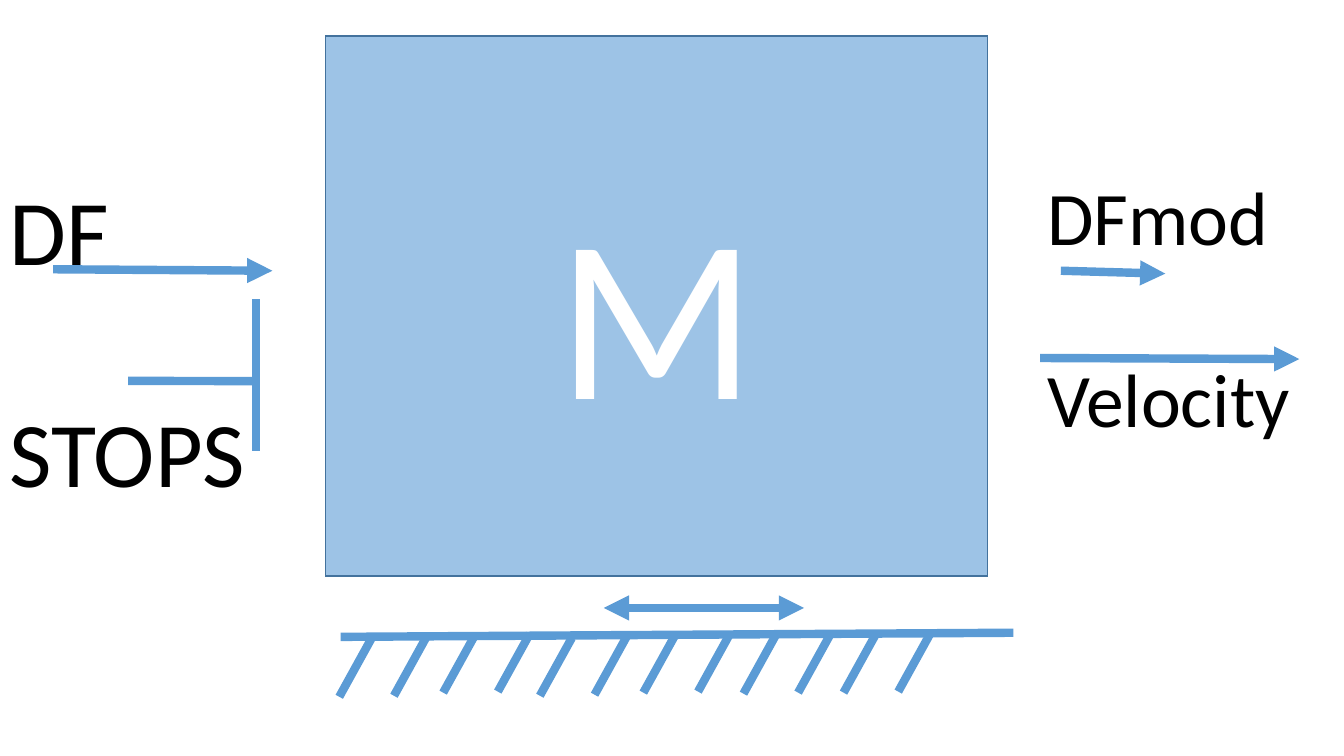
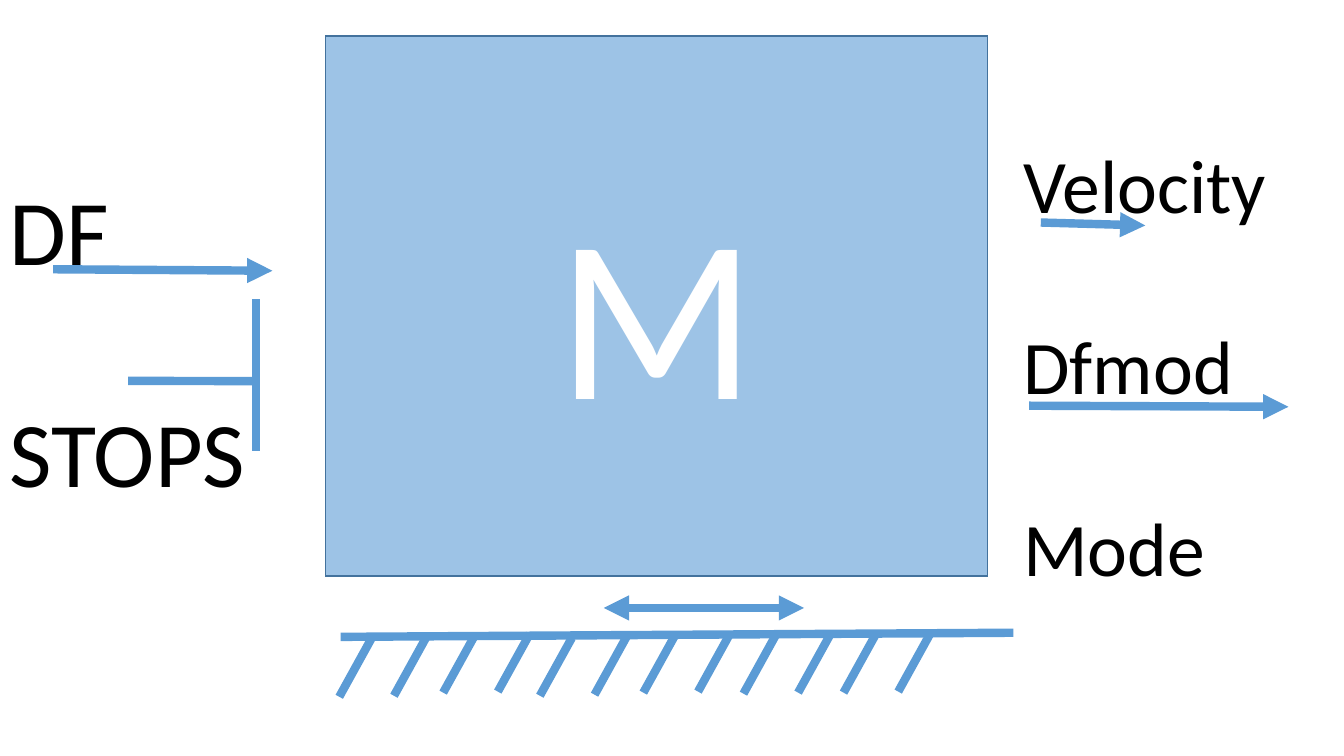
Before and after one commit to davegutz/sciDAG, a slide deck: slide 1 of XcosStructure/Lib/images/blocks/FRICTION.pptx. Drawn at 1344x756 pixels with LibreOffice and Linux fonts; fonts in the diff are those of the drawing. Boxes give left, top, right and bottom in pixels: in the first picture for what was removed or moved away, otherwise in the second. Text is boxed around its words. In the diff, an @@ line names an element or a change of style, - is before the commit and + after.

```diff
--- a/XcosStructure/Lib/images/blocks/FRICTION.pptx
+++ b/XcosStructure/Lib/images/blocks/FRICTION.pptx
@@ text "Velocity": place and size @@
-text "Velocity" at bbox=[1047, 192, 1289, 440]
+text "Velocity" at bbox=[1023, 160, 1265, 577]
@@ text at bbox=[1047, 192, 1268, 263]: paragraph removed @@
-DFmod
@@ arrow moved from (1061, 271) - (1166, 273) to (1042, 223) - (1145, 226) @@
@@ text at bbox=[1023, 341, 1232, 577]: paragraphs added @@
+Dfmod
+Mode
@@ arrow moved from (1041, 358) - (1300, 359) to (1029, 405) - (1289, 407) @@
```
Also in this commit, not shown: 6 other files.
